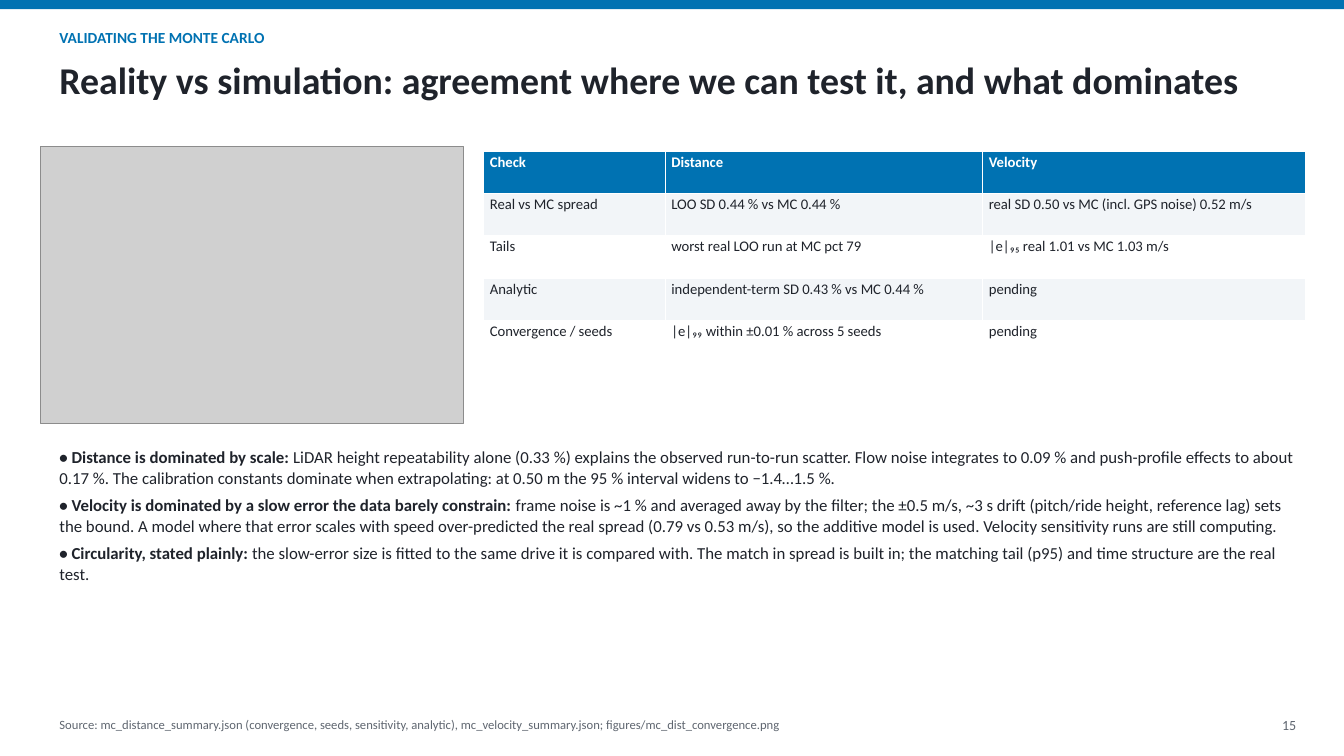
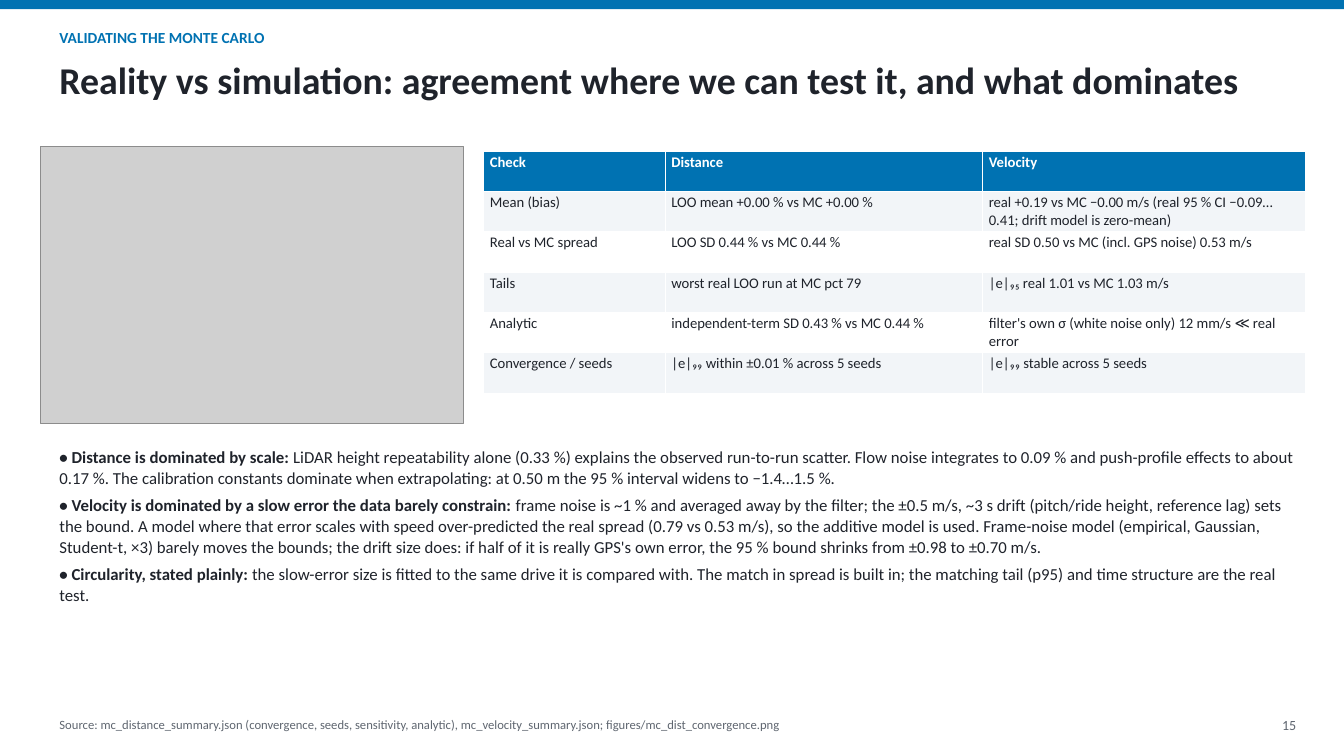
Before and after one commit to davidzonavirus/kalman-hackathon-26, a slide deck: slide 15 of analysis/out/GroundSpeed_Forensics.pptx. Drawn at 1344x756 pixels with LibreOffice and Linux fonts; fonts in the diff are those of the drawing; grey boxes stand for pictures. Boxes give left, top, right and bottom in pixels: in the first picture for what was removed or moved away, otherwise in the second. Text is boxed around its words. In the diff, an @@ line names an element or a change of style, - is before the commit and + after.

```diff
--- a/analysis/out/GroundSpeed_Forensics.pptx
+++ b/analysis/out/GroundSpeed_Forensics.pptx
@@ table at bbox=[484, 151, 1306, 393] @@
-row 2: Real vs MC spread | LOO SD 0.44 % vs MC 0.44 % | real SD 0.50 vs MC (incl. GPS noise) 0.52 m/s
+row 2: Mean (bias) | LOO mean +0.00 % vs MC +0.00 % | real +0.19 vs MC −0.00 m/s (real 95 % CI −0.09…0.41; drift model is zero-mean)
+row 3: Real vs MC spread | LOO SD 0.44 % vs MC 0.44 % | real SD 0.50 vs MC (incl. GPS noise) 0.53 m/s
-row 5, column 3: pending
+row 5, column 3: filter's own σ (white noise only) 12 mm/s ≪ real error
-row 6, column 3: pending
+row 6, column 3: |e|₉₉ stable across 5 seeds
@@ text at bbox=[59, 499, 1281, 556]: text changed @@
-• Velocity is dominated by a slow error the data barely constrain: frame noise is ~1 % and averaged away by the filter; the ±0.5 m/s, ~3 s drift (pitch/ride height, reference lag) sets the bound. A model where that error scales with speed over-predicted the real spread (0.79 vs 0.53 m/s), so the additive model is used. Velocity sensitivity runs are still computing.
+• Velocity is dominated by a slow error the data barely constrain: frame noise is ~1 % and averaged away by the filter; the ±0.5 m/s, ~3 s drift (pitch/ride height, reference lag) sets the bound. A model where that error scales with speed over-predicted the real spread (0.79 vs 0.53 m/s), so the additive model is used. Frame-noise model (empirical, Gaussian, Student-t, ×3) barely moves the bounds; the drift size does: if half of it is really GPS's own error, the 95 % bound shrinks from ±0.98 to ±0.70 m/s.
```
Also in this commit, not shown: 3 other slides changed, 12 other files.
